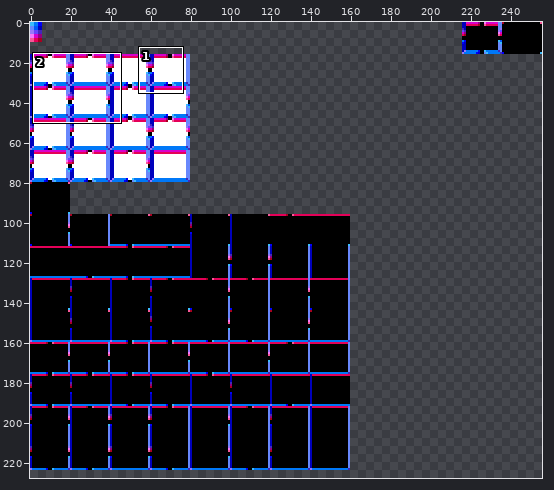
A sprite sheet gets an edit: assets/RoomTemplates.png. Above: a wide view before the commit, with the close-up outlined.
Close-up. First the earlier version:
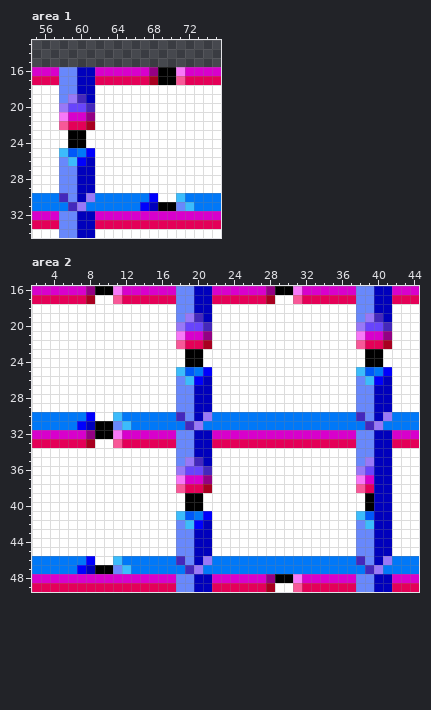
The file is 256x256 pixels. Shown: area 1: x 55..75, y 13..34; area 2: x 2..44, y 16..49. The wide view leaves out empty margins.
And afterwards:
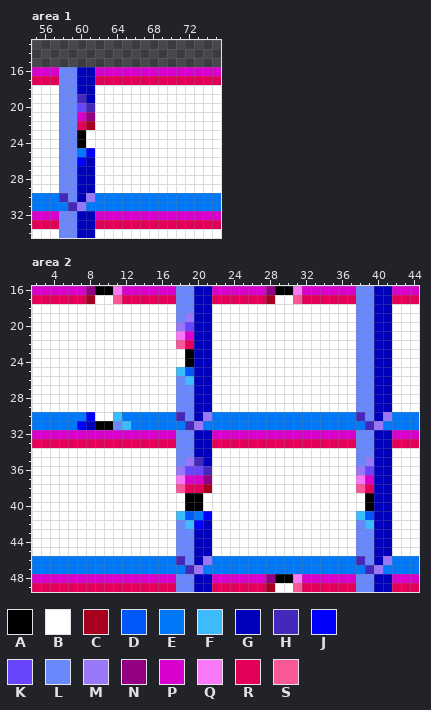
Palette (. is transparent): A #000000  B #ffffff  C #a80020  D #0058f8  E #0078f8  F #3cbcfc  G #0000bc  H #4428bc  J #0000fc  K #6844fc  L #6888fc  M #9878f8  N #940084  P #d800cc  Q #f878f8  R #e40058  S #f85898
The edit:
--- area 1
@@ x 55..75 @@
 15 .....................
-16 PPPLLGGPPPPPPNAAQPPPP
-17 RRRLLGGRRRRRRCAASRRRR
+16 PPPLLGGPPPPPPPPPPPPPP
+17 RRRLLGGRRRRRRRRRRRRRR
 18 BBBLLGGBBBBBBBBBBBBBB
-19 BBBLMHGBBBBBBBBBBBBBB
-20 BBBMKKHBBBBBBBBBBBBBB
-21 BBBQPPNBBBBBBBBBBBBBB
-22 BBBSRRCBBBBBBBBBBBBBB
-23 BBBBAABBBBBBBBBBBBBBB
-24 BBBBAABBBBBBBBBBBBBBB
-25 BBBFDEJBBBBBBBBBBBBBB
-26 BBBLFJGBBBBBBBBBBBBBB
+19 BBBLLHGBBBBBBBBBBBBBB
+20 BBBLLKHBBBBBBBBBBBBBB
+21 BBBLLPNBBBBBBBBBBBBBB
+22 BBBLLRCBBBBBBBBBBBBBB
+23 BBBLLABBBBBBBBBBBBBBB
+24 BBBLLABBBBBBBBBBBBBBB
+25 BBBLLEJBBBBBBBBBBBBBB
+26 BBBLLJGBBBBBBBBBBBBBB
 27 BBBLLGGBBBBBBBBBBBBBB
@@ x 65..74 @@
 29 BBBBBBBBBB
-30 EEEJBBFEEE
-31 EEJGAALFEE
+30 EEEEEEEEEE
+31 EEEEEEEEEE
 32 PPPPPPPPPP
--- area 2
@@ x 18..43 @@
 18 LLGGBBBBBBBBBBBBBBBBLLGGBB
-19 LMHGBBBBBBBBBBBBBBBBLMHGBB
-20 MKKHBBBBBBBBBBBBBBBBMKKHBB
-21 QPPNBBBBBBBBBBBBBBBBQPPNBB
-22 SRRCBBBBBBBBBBBBBBBBSRRCBB
-23 BAABBBBBBBBBBBBBBBBBBAABBB
-24 BAABBBBBBBBBBBBBBBBBBAABBB
-25 FDEJBBBBBBBBBBBBBBBBFDEJBB
-26 LFJGBBBBBBBBBBBBBBBBLFJGBB
+19 LMGGBBBBBBBBBBBBBBBBLLGGBB
+20 MKGGBBBBBBBBBBBBBBBBLLGGBB
+21 QPGGBBBBBBBBBBBBBBBBLLGGBB
+22 SRGGBBBBBBBBBBBBBBBBLLGGBB
+23 BAGGBBBBBBBBBBBBBBBBLLGGBB
+24 BAGGBBBBBBBBBBBBBBBBLLGGBB
+25 FDGGBBBBBBBBBBBBBBBBLLGGBB
+26 LFGGBBBBBBBBBBBBBBBBLLGGBB
 27 LLGGBBBBBBBBBBBBBBBBLLGGBB
@@ x 6..13 @@
 31 EJGAALFE
-32 PPNAAQPP
-33 RRCBBSRR
+32 PPPPPPPP
+33 RRRRRRRR
 34 BBBBBBBB
@@ x 5..14 @@
 45 BBBBBBBBBB
-46 EEEJBBFEEE
-47 EEJGAALFEE
+46 EEEEEEEEEE
+47 EEEEEEEEEE
 48 PPPPPPPPPP
Boxes around the changes in both close-ups, in picture pixels (x1, y1, x2, y2):
changed: (149, 67, 185, 85)
changed: (59, 94, 77, 166)
changed: (140, 193, 194, 211)
changed: (194, 313, 212, 385)
changed: (356, 313, 392, 385)
changed: (86, 430, 122, 448)
changed: (77, 556, 131, 574)
